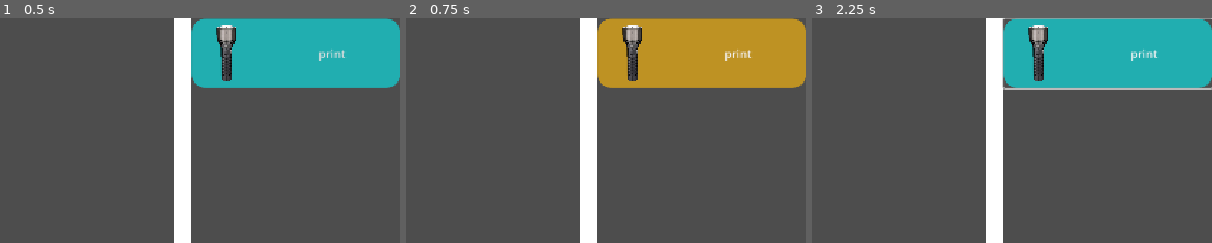
Above: before the commit, frames 1-3 (left to right).
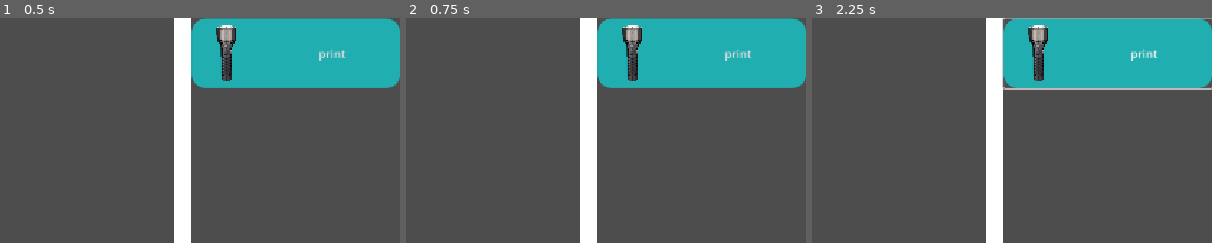
Above: after the commit, the same moments.

Repository: Zandiego228/mygamelizer
Game: Godot game, scene res://maps/default_leve1l.tscn
Same seed, same stepped clock (60 frames per second), same inputs: the game is played once before the commit and once after it. Before the commit the project starts from res://scene/default_level.tscn.
Inputs (mouse positions are % of the whole screen's width and height, from its top left):
- Up to frame 1 (0.5 s): no input
- Up to frame 2 (0.75 s): click "print" at 0.5 s
- Up to frame 3 (2.25 s): tap Enter at 1.25 s; move the mouse to (72, 45) at 1.27 s; hold Right (ui_right) 1.28-2.03 s; click (72, 45) at 1.35 s; right-click (72, 45) at 1.55 s; move the mouse to (30, 55) at 2.02 s; hold Left (ui_left) from 2.03 s (still down); right-click (30, 55) at 2.1 s
The pictures show only the part of the screen within x 50-100%, y 0-50%; the shares and areas given below are measured in that part.

Frame 1 is identical in both runs. In frame 2, 15% of the frame differs, in the area x 47-100%, y 0-32%; in frame 3, nothing differs.

Commit message:
изменил сильно код и добавил меню

Diff:
--- /dev/null
+++ b/maps/default_leve1l.tscn
@@ -0,0 +1,41 @@
+[gd_scene format=3 uid="uid://ns6tn31p4sf1"]
+
+[ext_resource type="PackedScene" uid="uid://8lt1k0van1vq" path="res://scene/border.tscn" id="2_umty1"]
+[ext_resource type="Texture2D" uid="uid://dj21o5fnsf4pm" path="res://image/withe.png" id="3_a3vx7"]
+[ext_resource type="PackedScene" uid="uid://c24fhi0tn3dwk" path="res://scene/button.tscn" id="4_acah7"]
+[ext_resource type="PackedScene" uid="uid://dwb73ri1u5w10" path="res://scene/laser.tscn" id="5_78f23"]
+
+[sub_resource type="GDScript" id="GDScript_umty1"]
+script/source = "extends Node2D
+
+
+# Called when the node enters the scene tree for the first time.
+func _ready() -> void:
+	pass # Replace with function body.
+
+
+# Called every frame. 'delta' is the elapsed time since the previous frame.
+func _physics_process(delta: float) -> void:
+	#print(get_tree().get_node_count())
+	pass
+"
+
+[node name="DefaultLevel" type="Node2D" unique_id=854038760]
+script = SubResource("GDScript_umty1")
+metadata/ww = false
+
+[node name="Border" parent="." unique_id=1142367831 instance=ExtResource("2_umty1")]
+
+[node name="Sprite2D" type="Sprite2D" parent="Border" unique_id=2140533694]
+position = Vector2(839.5, 324)
+scale = Vector2(0.5, 12.948)
+texture = ExtResource("3_a3vx7")
+
+[node name="Button" parent="." unique_id=1552965334 instance=ExtResource("4_acah7")]
+offset_left = 852.0
+offset_top = 1.0
+offset_right = 1152.0
+offset_bottom = 101.0
+
+[node name="ImagePhotoroom" parent="." unique_id=92866383 instance=ExtResource("5_78f23")]
+position = Vector2(333, 314)
--- a/project.godot
+++ b/project.godot
@@ -20,6 +20,19 @@
 window/stretch/mode="canvas_items"
 window/stretch/aspect="expand"
 
+[input]
+
+right_click={
+"deadzone": 0.2,
+"events": [Object(InputEventMouseButton,"resource_local_to_scene":false,"resource_name":"","device":-1,"window_id":0,"alt_pressed":false,"shift_pressed":false,"ctrl_pressed":false,"meta_pressed":false,"button_mask":0,"position":Vector2(0, 0),"global_position":Vector2(0, 0),"factor":1.0,"button_index":2,"canceled":false,"pressed":false,"double_click":false,"script":null)
+]
+}
+left_click={
+"deadzone": 0.2,
+"events": [Object(InputEventMouseButton,"resource_local_to_scene":false,"resource_name":"","device":-1,"window_id":0,"alt_pressed":false,"shift_pressed":false,"ctrl_pressed":false,"meta_pressed":false,"button_mask":0,"position":Vector2(0, 0),"global_position":Vector2(0, 0),"factor":1.0,"button_index":1,"canceled":false,"pressed":false,"double_click":false,"script":null)
+]
+}
+
 [physics]
 
 3d/physics_engine="Jolt Physics"
--- a/scene/default_level.tscn
+++ /dev/null
@@ -1,27 +0,0 @@
-[gd_scene format=3 uid="uid://ns6tn31p4sf1"]
-
-[ext_resource type="Script" uid="uid://bl0v5v5xcd410" path="res://script/default_level.gd" id="1_am3tx"]
-[ext_resource type="PackedScene" uid="uid://8lt1k0van1vq" path="res://scene/border.tscn" id="1_tkf8q"]
-[ext_resource type="Texture2D" uid="uid://dj21o5fnsf4pm" path="res://image/withe.png" id="2_1u0m8"]
-[ext_resource type="PackedScene" uid="uid://c24fhi0tn3dwk" path="res://scene/button.tscn" id="4_kuept"]
-[ext_resource type="PackedScene" uid="uid://dwb73ri1u5w10" path="res://scene/laser.tscn" id="5_p664w"]
-
-[node name="DefaultLevel" type="Node2D" unique_id=854038760]
-script = ExtResource("1_am3tx")
-metadata/ww = false
-
-[node name="Border" parent="." unique_id=1142367831 instance=ExtResource("1_tkf8q")]
-
-[node name="Sprite2D" type="Sprite2D" parent="Border" unique_id=2140533694]
-position = Vector2(839.5, 324)
-scale = Vector2(0.5, 12.948)
-texture = ExtResource("2_1u0m8")
-
-[node name="Button" parent="." unique_id=1552965334 instance=ExtResource("4_kuept")]
-offset_left = 852.0
-offset_top = 1.0
-offset_right = 1152.0
-offset_bottom = 101.0
-
-[node name="ImagePhotoroom" parent="." unique_id=92866383 instance=ExtResource("5_p664w")]
-position = Vector2(333, 314)
--- a/scene/lens.tscn
+++ b/scene/lens.tscn
@@ -4,7 +4,6 @@
 [ext_resource type="Script" uid="uid://dd2ccq1tqb03u" path="res://script/lens.gd" id="2_waglv"]
 
 [node name="lens" type="Sprite2D" unique_id=2027413619]
-position = Vector2(620, 243)
 scale = Vector2(0.40285152, 0.40418354)
 texture = ExtResource("1_scjey")
 script = ExtResource("2_waglv")
--- /dev/null
+++ b/scene/menu_tscn.tscn
@@ -0,0 +1,85 @@
+[gd_scene format=3 uid="uid://i1m0bvdxacwh"]
+
+[ext_resource type="Script" uid="uid://cnutl71ogfgi2" path="res://script/menu_tscn.gd" id="1_ff3v7"]
+[ext_resource type="Texture2D" uid="uid://b0o80a7gxikvu" path="res://image/free-icon-bin-484560.png" id="2_qk17c"]
+
+[sub_resource type="StyleBoxFlat" id="StyleBoxFlat_g4v7s"]
+bg_color = Color(0.529067, 0.52906656, 0.52906656, 1)
+border_width_left = 2
+border_width_top = 2
+border_width_right = 2
+border_width_bottom = 2
+corner_radius_top_left = 20
+corner_radius_top_right = 20
+corner_radius_bottom_right = 20
+corner_radius_bottom_left = 20
+corner_detail = 10
+anti_aliasing_size = 5.0
+
+[node name="Control" type="Control" unique_id=1219980446]
+layout_mode = 3
+anchor_right = 0.17400001
+anchor_bottom = 0.23500001
+offset_right = -0.4480133
+offset_bottom = -0.28001404
+grow_horizontal = 2
+grow_vertical = 2
+script = ExtResource("1_ff3v7")
+
+[node name="delete" type="Button" parent="." unique_id=1170822800]
+layout_mode = 0
+offset_right = 200.0
+offset_bottom = 50.0
+theme_override_styles/normal = SubResource("StyleBoxFlat_g4v7s")
+theme_override_styles/normal_mirrored = SubResource("StyleBoxFlat_g4v7s")
+theme_override_styles/pressed = SubResource("StyleBoxFlat_g4v7s")
+theme_override_styles/pressed_mirrored = SubResource("StyleBoxFlat_g4v7s")
+theme_override_styles/hover = SubResource("StyleBoxFlat_g4v7s")
+theme_override_styles/hover_mirrored = SubResource("StyleBoxFlat_g4v7s")
+theme_override_styles/hover_pressed = SubResource("StyleBoxFlat_g4v7s")
+theme_override_styles/hover_pressed_mirrored = SubResource("StyleBoxFlat_g4v7s")
+theme_override_styles/disabled = SubResource("StyleBoxFlat_g4v7s")
+theme_override_styles/disabled_mirrored = SubResource("StyleBoxFlat_g4v7s")
+theme_override_styles/focus = SubResource("StyleBoxFlat_g4v7s")
+text = "Удолить"
+icon = ExtResource("2_qk17c")
+icon_alignment = 1
+expand_icon = true
+
+[node name="Button2" type="Button" parent="." unique_id=41024163]
+modulate = Color(0.9235518, 0.55365777, 0.6317733, 1)
+layout_mode = 0
+offset_top = 51.0
+offset_right = 200.0
+offset_bottom = 101.0
+theme_override_styles/normal = SubResource("StyleBoxFlat_g4v7s")
+theme_override_styles/normal_mirrored = SubResource("StyleBoxFlat_g4v7s")
+theme_override_styles/pressed = SubResource("StyleBoxFlat_g4v7s")
+theme_override_styles/pressed_mirrored = SubResource("StyleBoxFlat_g4v7s")
+theme_override_styles/hover = SubResource("StyleBoxFlat_g4v7s")
+theme_override_styles/hover_mirrored = SubResource("StyleBoxFlat_g4v7s")
+theme_override_styles/hover_pressed = SubResource("StyleBoxFlat_g4v7s")
+theme_override_styles/hover_pressed_mirrored = SubResource("StyleBoxFlat_g4v7s")
+theme_override_styles/disabled = SubResource("StyleBoxFlat_g4v7s")
+theme_override_styles/disabled_mirrored = SubResource("StyleBoxFlat_g4v7s")
+theme_override_styles/focus = SubResource("StyleBoxFlat_g4v7s")
+text = "привет"
+
+[node name="Button3" type="Button" parent="." unique_id=1296323332]
+modulate = Color(0.23845702, 0.69738674, 0.54539126, 1)
+layout_mode = 0
+offset_top = 102.0
+offset_right = 200.0
+offset_bottom = 152.0
+theme_override_styles/normal = SubResource("StyleBoxFlat_g4v7s")
+theme_override_styles/normal_mirrored = SubResource("StyleBoxFlat_g4v7s")
+theme_override_styles/pressed = SubResource("StyleBoxFlat_g4v7s")
+theme_override_styles/pressed_mirrored = SubResource("StyleBoxFlat_g4v7s")
+theme_override_styles/hover = SubResource("StyleBoxFlat_g4v7s")
+theme_override_styles/hover_mirrored = SubResource("StyleBoxFlat_g4v7s")
+theme_override_styles/hover_pressed = SubResource("StyleBoxFlat_g4v7s")
+theme_override_styles/hover_pressed_mirrored = SubResource("StyleBoxFlat_g4v7s")
+theme_override_styles/disabled = SubResource("StyleBoxFlat_g4v7s")
+theme_override_styles/disabled_mirrored = SubResource("StyleBoxFlat_g4v7s")
+theme_override_styles/focus = SubResource("StyleBoxFlat_g4v7s")
+text = "привет"
--- /dev/null
+++ b/scene/parent_tscn.tscn
@@ -0,0 +1,16 @@
+[gd_scene format=3 uid="uid://bvnr050hkrieu"]
+
+[ext_resource type="Texture2D" uid="uid://pgyjxkhtvp73" path="res://image/black.png" id="1_7fghm"]
+[ext_resource type="Script" uid="uid://b5rpqyu165wv8" path="res://script/parent_tscn.gd" id="2_8rvuw"]
+
+[node name="Black" type="Sprite2D" unique_id=1232438260]
+texture = ExtResource("1_7fghm")
+script = ExtResource("2_8rvuw")
+metadata/button_pressed = false
+metadata/Parent_Pressed = false
+
+[node name="Button" type="Button" parent="." unique_id=351911582]
+offset_left = -25.0
+offset_top = -25.0
+offset_right = 25.0
+offset_bottom = 25.0
--- a/script/button.gd
+++ b/script/button.gd
@@ -1,12 +1,36 @@
 extends Button
+var ee = "double_lens"
+var  object
 
 
-# Called when the node enters the scene tree for the first time.
 func _ready() -> void:
-	text = "print"
-	pass # Replace with function body.
+	#button_down.connect(_on_button_pressed)
 
 
-# Called every frame. 'delta' is the elapsed time since the previous frame.
-func _process(delta: float) -> void:
-	pass
+	var ee = "double_lens"
+	match ee:
+		"double_lens":
+			print("double_lens")
+		"lens":
+			print("mirror")
+		"woll":
+			print("woll")
+		"laser":
+			print("laser")
+
+	text = "print"
+#func _on_button_pressed():
+#	object = load("res://scene/parent_tscn.tscn").instantiate()
+#	$"..".add_child.call_deferred(object)
+
+func _physics_process(delta: float) -> void:
+
+
+
+
+	if Input.is_action_just_pressed("left_click") and is_hovered():
+		object = load("res://scene/parent_tscn.tscn").instantiate()
+		$"..".add_child.call_deferred(object)
+
+	if is_instance_valid(object):
+		object.set_meta("button_pressed",  is_pressed())
--- a/script/default_level.gd
+++ /dev/null
@@ -1,11 +0,0 @@
-extends Node2D
-
-
-# Called when the node enters the scene tree for the first time.
-func _ready() -> void:
-	pass # Replace with function body.
-
-
-# Called every frame. 'delta' is the elapsed time since the previous frame.
-func _process(delta: float) -> void:
-	pass
--- /dev/null
+++ b/script/menu_tscn.gd
@@ -0,0 +1,18 @@
+extends Control
+
+
+# Called when the node enters the scene tree for the first time.
+func _ready() -> void:
+	global_position = get_global_mouse_position()
+	size = Vector2(200.0, 152.0)
+
+# Called every frame. 'delta' is the elapsed time since the previous frame.
+func _process(delta: float) -> void:
+	if not get_global_rect().has_point(get_global_mouse_position()) and (Input.is_action_just_pressed("left_click") or Input.is_action_just_pressed("right_click")):
+		queue_free()
+	if $delete.is_pressed():
+		$"..".queue_free()
+
+	if Input.is_action_just_released("left_click"):
+		if $delete.is_pressed():
+			print(3345)
--- /dev/null
+++ b/script/parent_tscn.gd
@@ -0,0 +1,24 @@
+extends Sprite2D
+var object
+
+func _ready() -> void:
+
+	pass
+
+
+func _physics_process(delta: float) -> void:
+
+	if $Button.is_hovered() and Input.is_action_just_released("right_click"):
+		object = load("res://scene/menu_tscn.tscn").instantiate()
+		add_child.call_deferred(object)
+
+	set_meta("Parent_Pressed",  $Button.is_pressed())
+
+	if get_meta("Parent_Pressed") == true or get_meta("button_pressed") == true:
+		global_position = get_global_mouse_position()
+		if get_global_mouse_position().x <= 839.5:
+			scale = Vector2(1,1)
+		else:
+			scale = Vector2(0.5,0.5)
+	if $Button.is_hovered() and Input.is_action_just_released("left_click") and get_global_mouse_position().x >= 839.5:
+		queue_free()
Binary file added: image/free-icon-bin-484560.png
Not shown, added: image/free-icon-bin-484560.png.import
Not shown, removed: script/default_level.gd.uid
Not shown, added: script/menu_tscn.gd.uid
Not shown, added: script/parent_tscn.gd.uid
Not shown, changed: .gitignore
